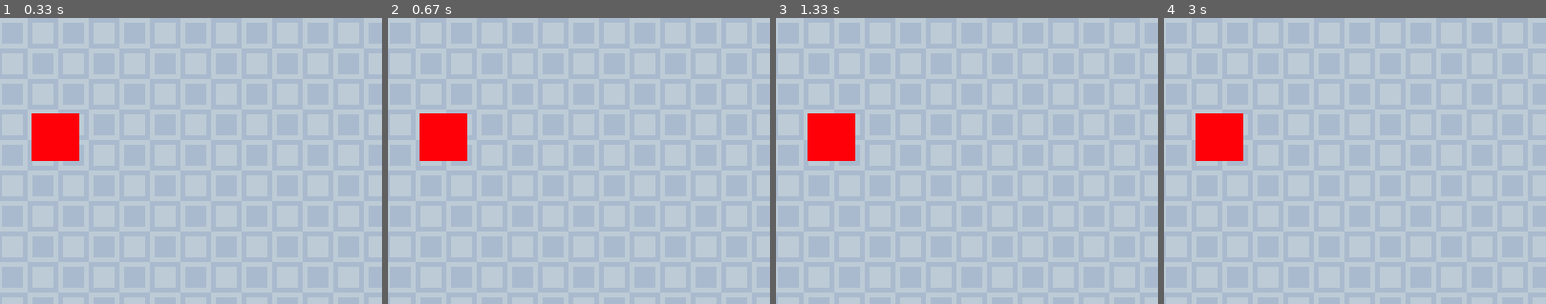
Above: before the commit, frames 1-4 (left to right).
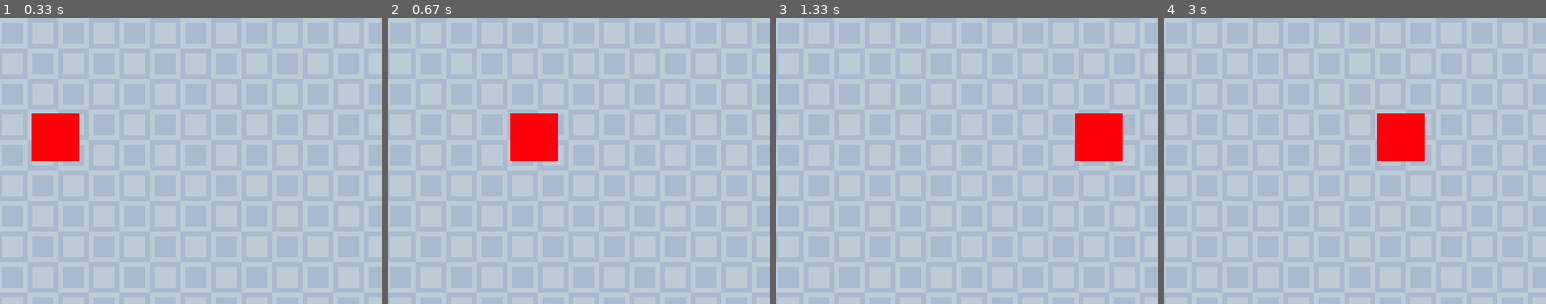
Above: after the commit, the same moments.

Repository: AJHS-Kelley/8b-ajhs-game-programming-23-24-Shortheadband
Game: pygame game, started from gameProgramming/09_finalProject/finalProject.py
The game is run twice, just before and just after one commit, with the same random seed, the same clock (stepped at 60 frames per second) and the same inputs.
Inputs:
- Up to frame 1 (0.33 s): type "1 (at the terminal prompt)" at 0 s; type "1 (at the terminal prompt)" at 0 s
- Up to frame 2 (0.67 s): hold Right from 0.33 s (still down)
- Up to frame 3 (1.33 s): release Right at 0.8 s; hold Right 0.83-1.3 s
- Up to frame 4 (3 s): hold Left 1.33-1.87 s; hold Left 1.9-2.3 s; hold Right 2.33-2.97 s
The pictures show only the part of the screen within x 8-58%, y 0-50%; the shares and areas given below are measured in that part.

Frame 1 is identical in both runs. In frame 2, 4.2% of the frame differs, in the area x 8-45%, y 33-50%; in frame 3, 4.2%; in frame 4, 4.2%.

Commit message:
Ver update
-- Player can move left and right

Diff:
--- a/gameProgramming/09_finalProject/finalProject.py
+++ b/gameProgramming/09_finalProject/finalProject.py
@@ -135,6 +135,8 @@
                 run = False
                 break
 
+        player.loop(FPS)
+        handle_move(player)
         draw(window, background, bg_image, player)
 
     pygame.quit()
